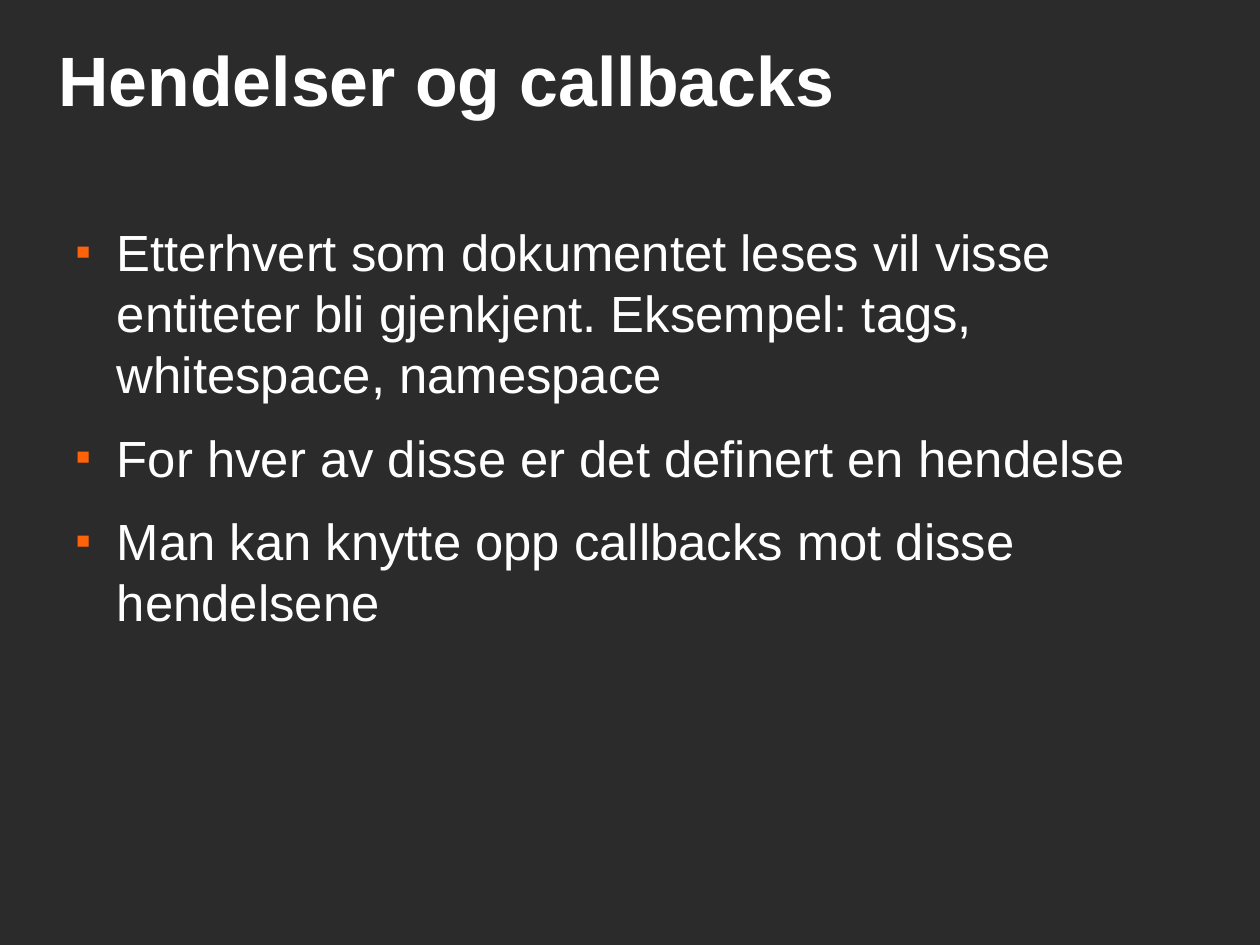
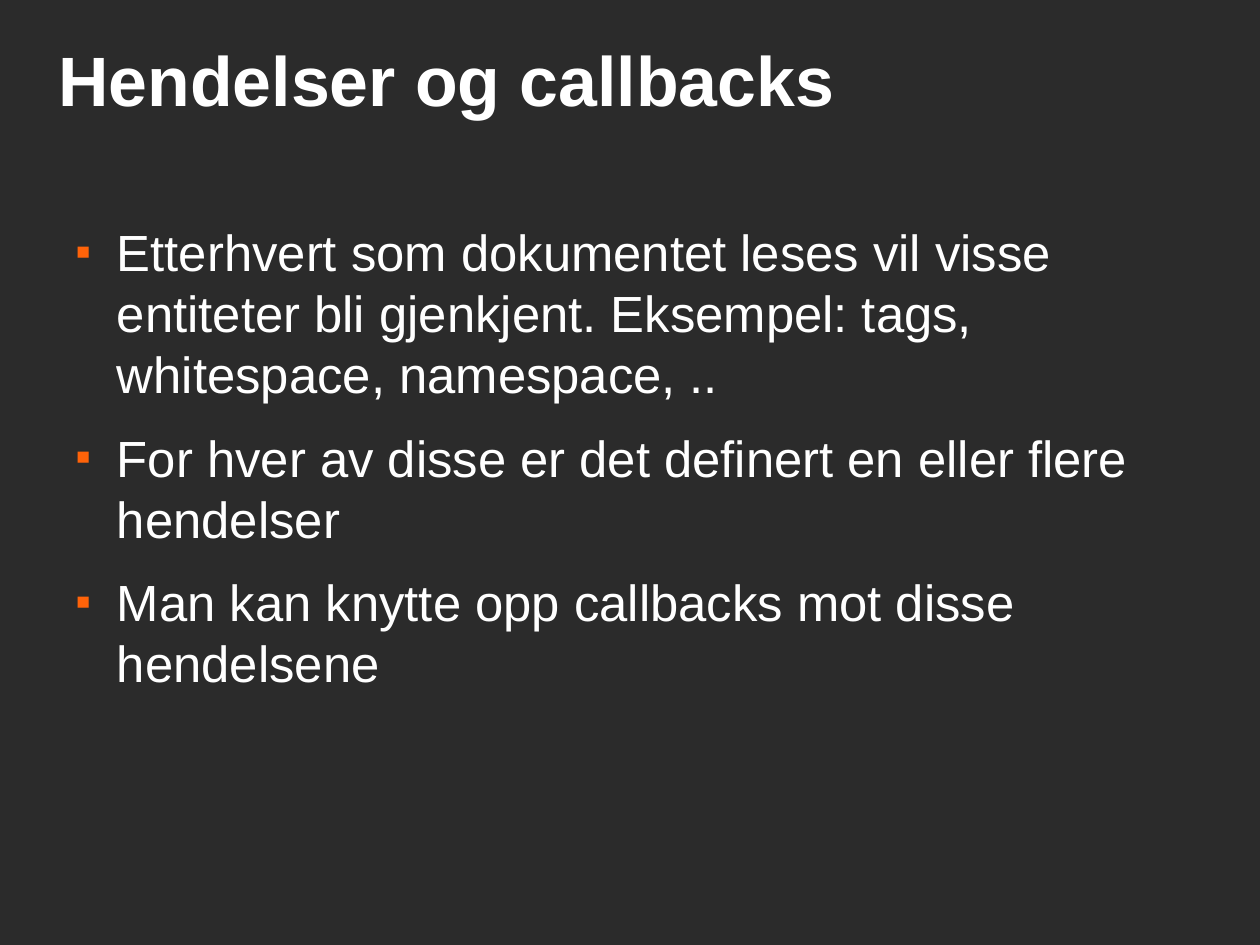
Before and after one commit to andrerav/xqft-parser, a slide deck: slide 5 of doc/sax.odp. Drawn at 1260x945 pixels with LibreOffice and Linux fonts; fonts in the diff are those of the drawing; background and template pictures are left out; a plain dark background stands for a picture behind light text. Boxes give left, top, right and bottom in pixels: in the first picture for what was removed or moved away, otherwise in the second. Text is boxed around its words. In the diff, an @@ line names an element or a change of style, - is before the commit and + after.

```diff
--- a/doc/sax.odp
+++ b/doc/sax.odp
@@ text at <box>117,234,1127,539</box>: text changed @@
-■ Etterhvert som dokumentet leses vil visse entiteter bli gjenkjent. Eksempel: tags, whitespace, namespace
-■ For hver av disse er det definert en hendelse
+■ Etterhvert som dokumentet leses vil visse entiteter bli gjenkjent. Eksempel: tags, whitespace, namespace, ..
+■ For hver av disse er det definert en eller flere hendelser
```
Also in this commit, not shown: 6 other slides changed.
